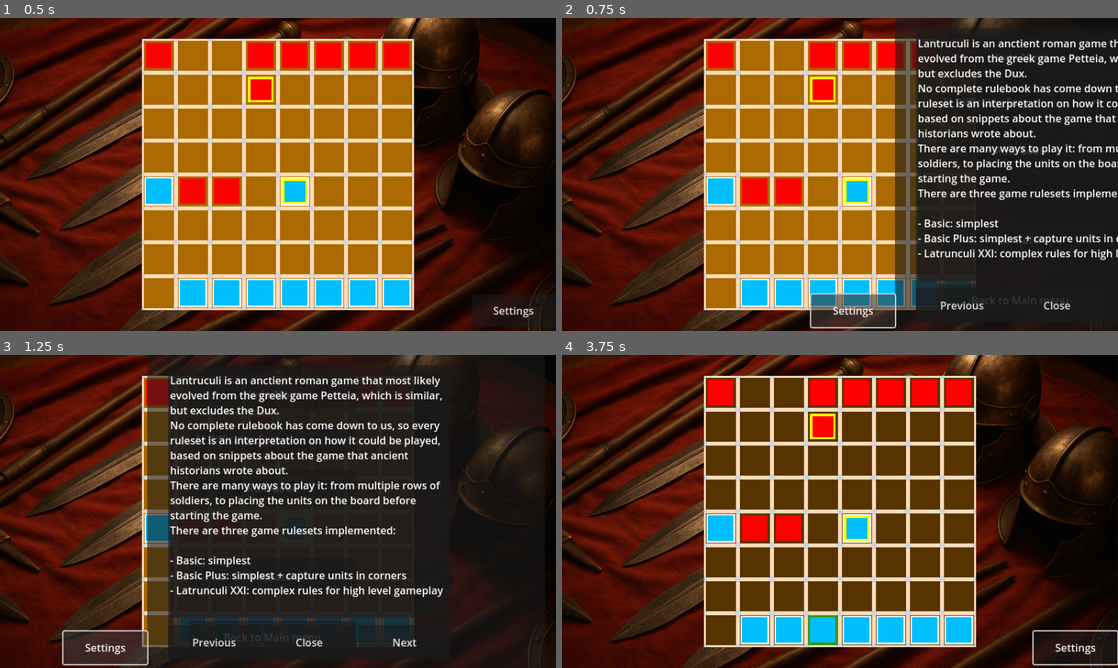
Above: before the commit, frames 1-4 (two rows, left to right).
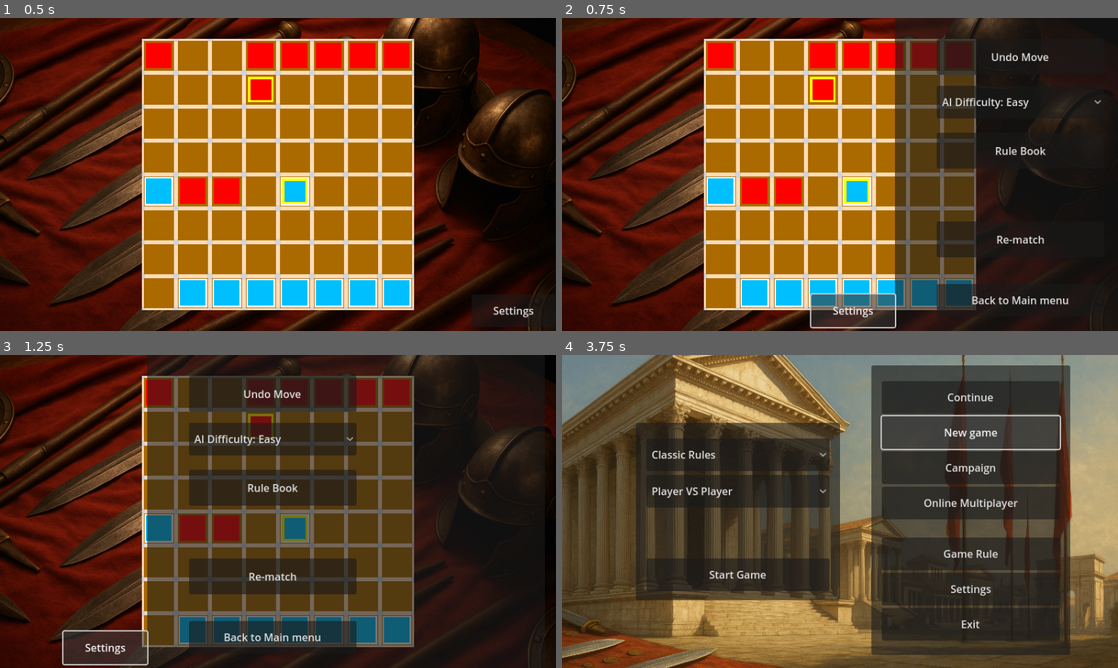
Above: after the commit, the same moments.

Repository: Charckle/ludox
Game: Godot game, scene res://objects/levels/basic/basic_lvl.tscn
Two runs of this game, one before a commit and one after it. Both use one fixed random seed, a clock stepped at 60 frames per second and the inputs below. This scene is started directly instead of the project's main scene.
Inputs (mouse positions are in pixels of both pictures, inside the frame that each line leads up to):
- Up to frame 1 (0.5 s): no input
- Up to frame 2 (0.75 s): click "Settings" at 0.5 s
- Up to frame 3 (1.25 s): no input
- Up to frame 4 (3.75 s): click "Undo Move" at 1.25 s; click "Back to Main menu" at 2 s; click "Settings" at 2.75 s; click (973, 433) at 3.5 s, where only the run after the commit has a clickable "New game"

Frame 1 is identical in both runs. In frame 2, 13% of the frame differs, in the area x 63-100%, y 3-98%; in frame 3, 32%; in frame 4, 97%, in the area x 0-100%, y 0-100%.

Commit message:
added fix to rulebook interaction

Diff:
--- a/menus/main_menu/main_menu.tscn
+++ b/menus/main_menu/main_menu.tscn
@@ -170,6 +170,7 @@
 text = "Start Game"
 
 [node name="settings_pan" type="Panel" parent="othr_containers"]
+visible = false
 layout_mode = 0
 offset_left = -360.0
 offset_top = -144.0
--- a/objects/levels/basic/basic_lvl.gd
+++ b/objects/levels/basic/basic_lvl.gd
@@ -1,10 +1,10 @@
 extends Node2D
 
-
+@onready var city = $City
 
 # Called when the node enters the scene tree for the first time.
 func _ready() -> void:
-	$CanvasModulate/Panel.city = $City
+	$CanvasModulate/Panel.city = city
 
 
 # Called every frame. 'delta' is the elapsed time since the previous frame.
@@ -17,4 +17,4 @@
 	$CanvasModulate/info_panel.visible = true
 
 func _on_undo_btn_pressed() -> void:
-	$City.undo_move()
+	city.undo_move()
--- a/objects/levels/basic/basic_lvl.tscn
+++ b/objects/levels/basic/basic_lvl.tscn
@@ -44,7 +44,7 @@
 offset_bottom = 87.0
 text = "Undo Move"
 
-[node name="TextureButton" type="Button" parent="CanvasModulate/Panel"]
+[node name="settings_btn" type="Button" parent="CanvasModulate/Panel"]
 custom_minimum_size = Vector2(0, 50)
 layout_mode = 0
 offset_left = -128.0
@@ -94,6 +94,7 @@
 text = "Rule Book"
 
 [node name="rule_book" parent="CanvasModulate/Panel" instance=ExtResource("4_qtxv8")]
+visible = false
 layout_mode = 0
 anchors_preset = 0
 anchor_left = 0.0
@@ -144,7 +145,7 @@
 texture = ExtResource("3_qwom7")
 
 [connection signal="pressed" from="CanvasModulate/Panel/undo_btn" to="." method="_on_undo_btn_pressed"]
-[connection signal="pressed" from="CanvasModulate/Panel/TextureButton" to="CanvasModulate/Panel" method="_on_texture_button_pressed"]
+[connection signal="pressed" from="CanvasModulate/Panel/settings_btn" to="CanvasModulate/Panel" method="_on_texture_button_pressed"]
 [connection signal="item_selected" from="CanvasModulate/Panel/ai_difficulty_btn" to="CanvasModulate/Panel" method="_on_ai_difficulty_btn_item_selected"]
 [connection signal="pressed" from="CanvasModulate/Panel/main_menu_btn" to="CanvasModulate/Panel" method="_on_main_menu_btn_pressed"]
 [connection signal="pressed" from="CanvasModulate/Panel/rematch_btn" to="CanvasModulate/Panel" method="_on_rematch_btn_pressed"]
--- a/objects/levels/basic/panel.gd
+++ b/objects/levels/basic/panel.gd
@@ -42,8 +42,8 @@
 
 
 func _on_texture_button_pressed() -> void:
-	if city.can_interact:
-		toggle_console()
+	toggle_console()
+	city.can_interact = !city.can_interact
 
 
 func _on_main_menu_btn_pressed() -> void:
